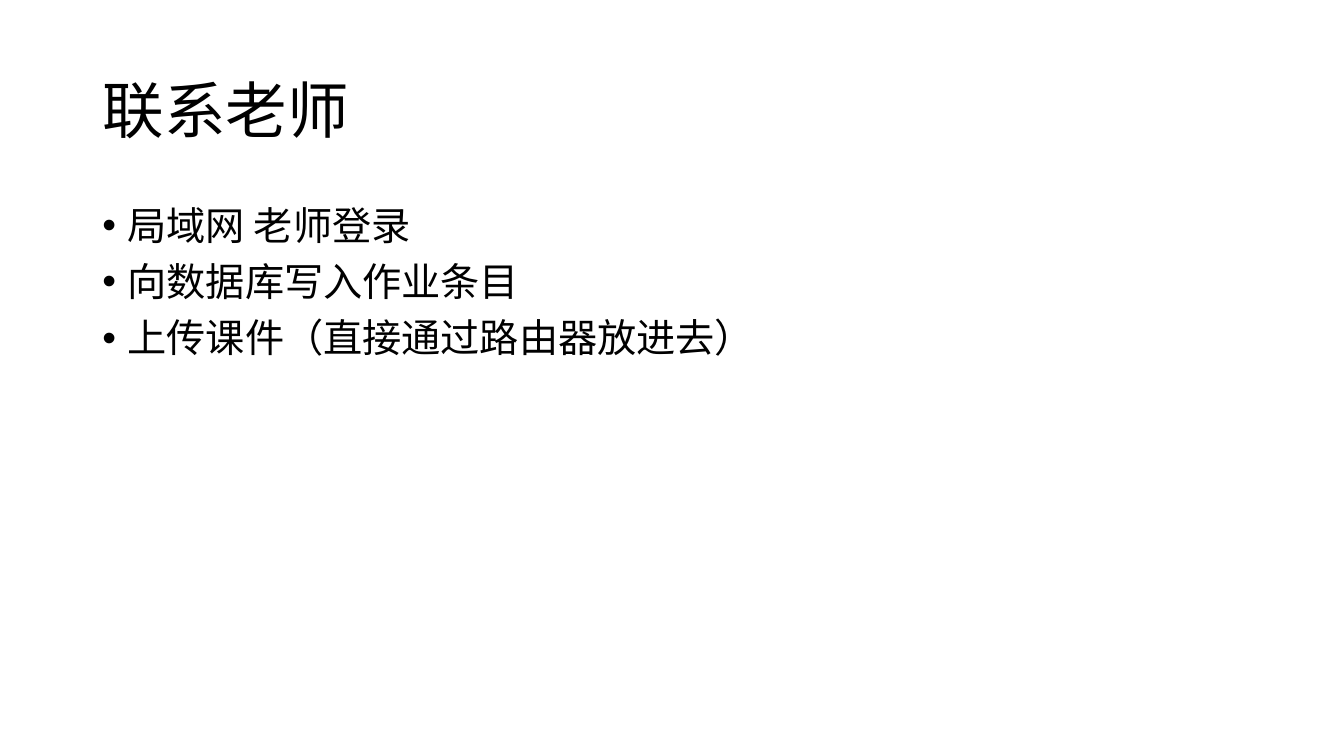
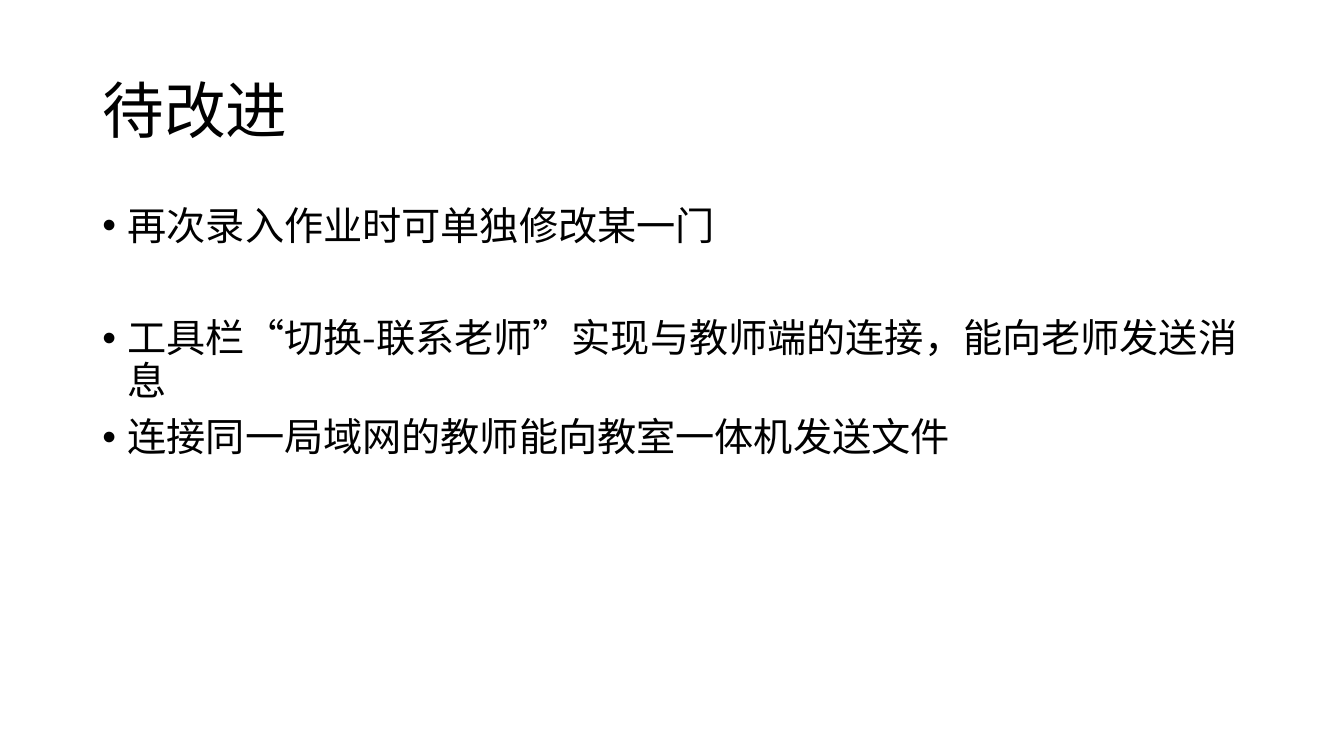
Before and after one commit to ALongTail/Class-Managing-System, a slide deck: slide 6 of 大作业/中小学班级管理系统.pptx (slide 4 before the commit). Drawn at 1344x756 pixels with LibreOffice and Linux fonts; fonts in the diff are those of the drawing; background and template pictures are left out. Boxes give left, top, right and bottom in pixels: in the first picture for what was removed or moved away, otherwise in the second. Text is boxed around its words. In the diff, an @@ line names an element or a change of style, - is before the commit and + after.

```diff
--- a/大作业/中小学班级管理系统.pptx
+++ b/大作业/中小学班级管理系统.pptx
@@ title at box(102, 81, 287, 138): text changed @@
-联系老师
+待改进
@@ text at box(128, 207, 1238, 455): text changed @@
-• 局域网 老师登录
-• 向数据库写入作业条目
-• 上传课件（直接通过路由器放进去）
+• 再次录入作业时可单独修改某一门
+• 工具栏“切换-联系老师”实现与教师端的连接，能向老师发送消息
+• 连接同一局域网的教师能向教室一体机发送文件
```
Also in this commit, not shown: 2 other slides changed, 5 slides added, 3 slides removed, 4 other files.
